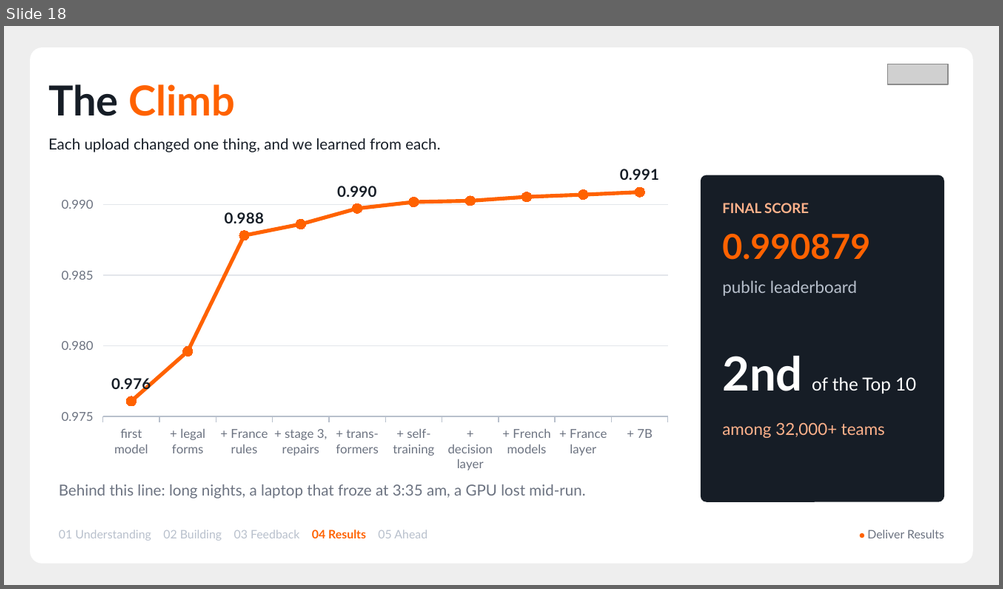
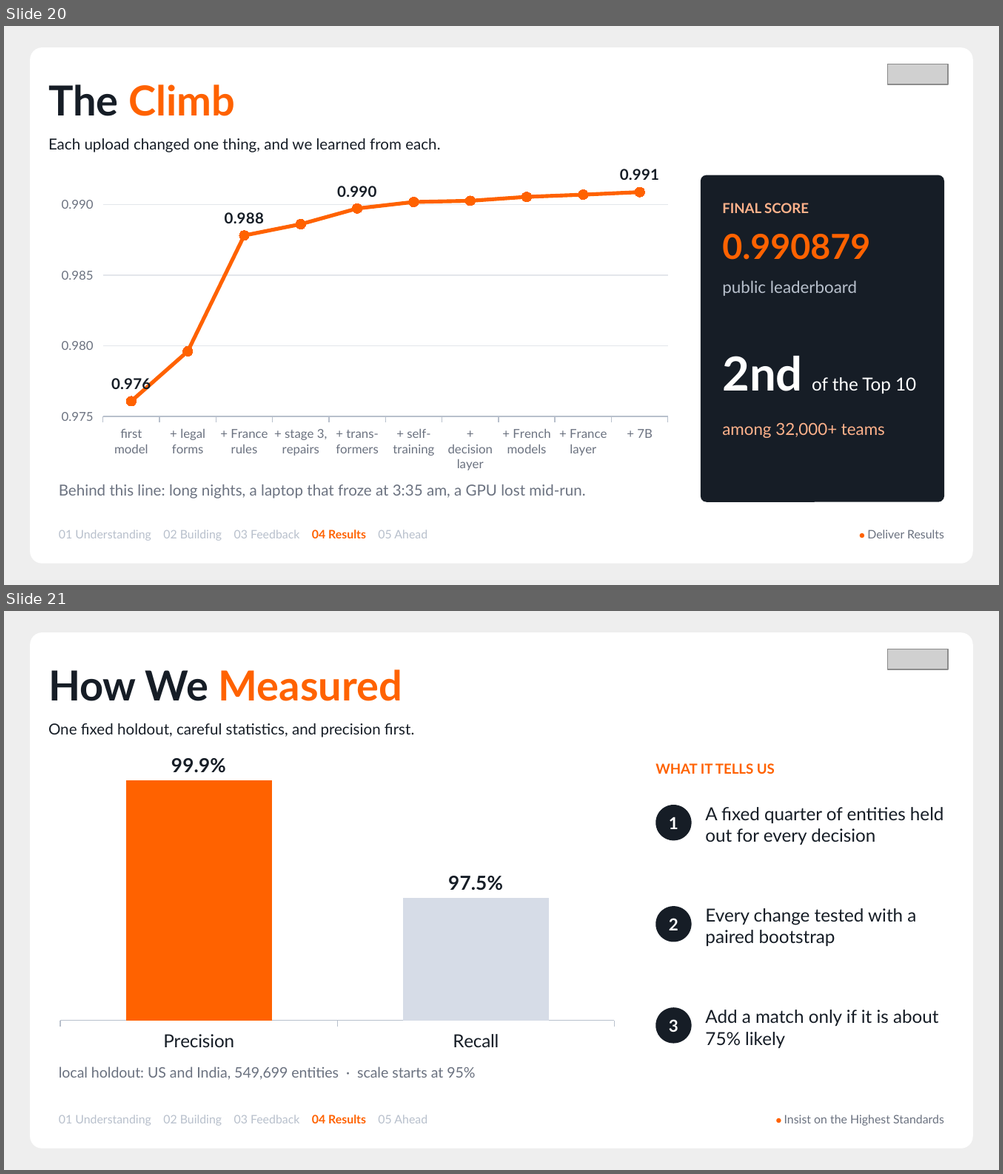
Before and after one commit to AmeyaBorkar/Grenuke, a slide deck: finale/Grenuke_Finale_Deck.pptx. Shown one above the other, each under a label of ours: slide 18 before the commit, slides 20 and 21 after it. The pictures are 1003x589 and 1003x1174 pixels, drawn with LibreOffice and Linux fonts; fonts in the diff are those of the drawing; grey boxes stand for pictures. Boxes give left, top, right and bottom in pixels: in the first picture for what was removed or moved away, otherwise in the second. Text is boxed around its words. In the diff, an @@ line names an element or a change of style, - is before the commit and + after.

Commit message:
docs(finale): deck v4 covers every topic in the organisers' guidelines
Adds features for noisy records, handling edge cases (singletons, noisy names and addresses, the unseen country) and how we measured (holdout, paired bootstrap, precision 99.9% vs recall 97.5%); names the three sources and our framing; lessons as worked / didn't / differently; zoomed chart scales labelled; script about 8.5-9 minutes. Validator PASS.

```diff
--- a/finale/Grenuke_Finale_Deck.pptx
+++ b/finale/Grenuke_Finale_Deck.pptx
@@ slide 21 added at <box>4,611,999,1170</box>, background #EEEEEE @@
@@ rounded rectangle added at <box>30,633,973,1149</box>, fill #FFFFFF @@
@@ picture added at <box>887,649,948,669</box> @@
@@ text added at <box>48,669,414,738</box>, 11 pt, text #161D26 @@
+How We Measured
+One fixed holdout, careful statistics, and precision first.
@@ column chart added at <box>48,750,626,1059</box> @@
+categories: Precision, Recall
+Series 1: 100, 98
@@ text added at <box>655,763,774,774</box>, 10 pt, text #FF6200, bold @@
+WHAT IT TELLS US
@@ ellipse added at <box>655,805,691,840</box>, fill #161D26, 12 pt, text #FFFFFF, bold @@
+1
@@ text added at <box>705,807,944,845</box>, 13 pt, text #161D26 @@
+A fixed quarter of entities held out for every decision
@@ ellipse added at <box>655,906,691,943</box>, fill #161D26, 12 pt, text #FFFFFF, bold @@
+2
@@ text added at <box>705,908,916,946</box>, 13 pt, text #161D26 @@
+Every change tested with a paired bootstrap
@@ ellipse added at <box>655,1008,691,1044</box>, fill #161D26, 12 pt, text #FFFFFF, bold @@
+3
@@ text added at <box>705,1010,938,1048</box>, 13 pt, text #161D26 @@
+Add a match only if it is about 75% likely
@@ text added at <box>59,1067,475,1080</box>, 10.5 pt, text #6B7280 @@
+local holdout: US and India, 549,699 entities · scale starts at 95%
@@ text added at <box>59,1115,427,1126</box>, 8.5 pt, text #B8C0CC @@
+01 Understanding 02 Building 03 Feedback 04 Results 05 Ahead
@@ text added at <box>784,1115,944,1126</box>, 8.5 pt, text #6B7280 @@
+● Insist on the Highest Standards
@@ what was slide 18 is now slide 20 @@
```
Also in this commit, not shown: 5 slides changed, 2 other slides added, 2 other files.
